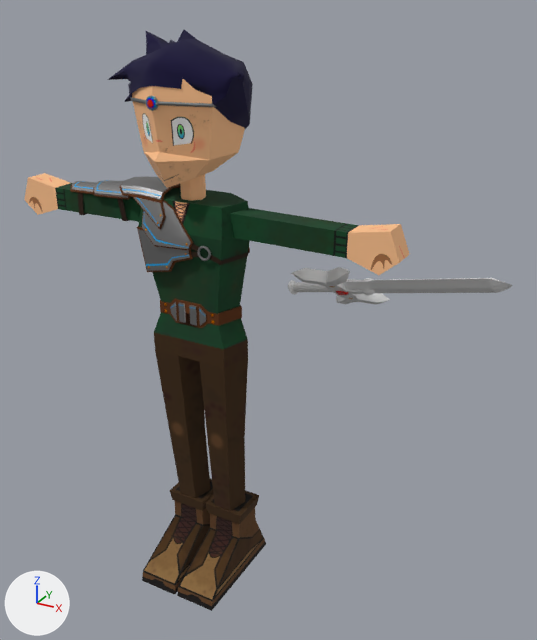
Before and after pictures for a commit that changed the FBX model Assets/models/player/warrior/prefabe/Dirk Pekkanen.fbx.
One viewpoint serves both versions: a 50 mm camera at (-0.42, -1.9, 1.97) aimed at (-1.56, 0.17, 0.93). The lights are fixed; the arrows at lower left show +X, +Y and +Z. The picture after the commit comes second. Vertices at exactly the same position are counted once.

The scene before the commit, as lines of its bpy script (objects in view):
```python
ob_sword = bpy.data.objects.new('sword', me_plane_002)
ob_sword.location = (-1.465, 0.419, 0.99)
ob_sword.rotation_euler = (1.221, -0.942, 1.829)  # degrees (70, -54, 105)
ob_sword.scale = (0.0276, 0.0276, 0.0276)
ob_warrior = bpy.data.objects.new('warrior', me_cylinder_003)
ob_warrior.location = (-1.72, -0.04, -0.034)
```
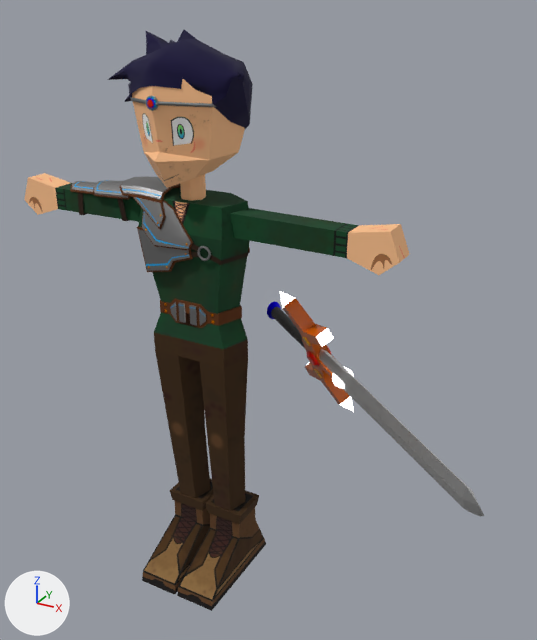
What differs and where, as boxes [x1, y1, x2, y2] in the pictures (537 x 640 px):
```json
{"object": "sword", "change": "reshaped, moved, turned, rescaled", "before": [288, 267, 512, 305], "after": [267, 291, 484, 517]}
{"part": 1, "of": "me_plane_002", "change": "deleted", "before": [288, 278, 512, 295]}
{"part": 2, "of": "me_plane_002", "change": "deleted", "before": [291, 267, 390, 305]}
```

The change, as JSON lines over the scene's bpy script:
```json
{"block": "me_plane_002", "where": "# used by ob_sword; location = (-1.465, 0.419, 0.99); rotation_euler = (1.221, -0.942, 1.829), in degrees (70, -54, 105); scale = (0.0276, 0.0276, 0.0276)"}
{"op": "remove", "block": "me_plane_002", "code": "me_plane_002.from_pydata(...)  # 9530 vertices, 9342 faces; spans x -1.1..1.1, y -6.4..6.4, z -5.2..24.3"}
{"op": "add", "block": "me_plane_002", "code": "me_plane_002.from_pydata(...)  # 4867 vertices, 4815 faces; spans x -1.0..1.0, y -6.3..6.3, z -5.1..24.0"}
{"block": "me_plane_002", "change": "me_plane_002 part 1: 35 loose pieces with 4209 vertices, spanning x -1.1..1.1, y -2.8..2.8, z -5.2..24.3, are deleted"}
{"block": "me_plane_002", "change": "me_plane_002 part 2: 454 vertices removed from x -0.9..0.9, y -6.4..6.4, z -1.6..6.7"}
{"op": "remove", "block": "me_plane_002", "code": "me_plane_002.materials.append(mat_outline)  # white #e7e7e7"}
{"op": "set", "path": "ob_sword.location", "old": "(-1.465, 0.419, 0.99)", "new": "(-1.466, 0.241, 0.859)"}
{"op": "set", "path": "ob_sword.rotation_euler", "old": "(1.221, -0.942, 1.829)", "new": "(-1.884, 0.472, -2.157)", "note": "degrees (70, -54, 105) -> degrees (-108, 27, -124)"}
{"op": "set", "path": "ob_sword.scale", "old": "(0.0276, 0.0276, 0.0276)", "new": "(0.0362, 0.0362, 0.0362)"}
```
